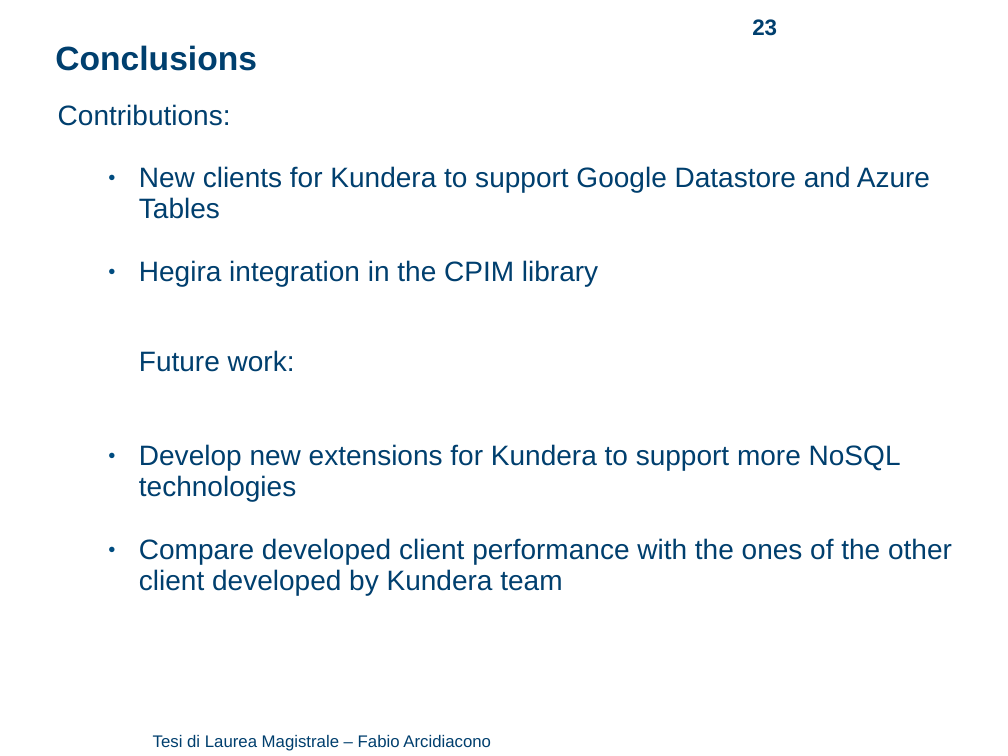
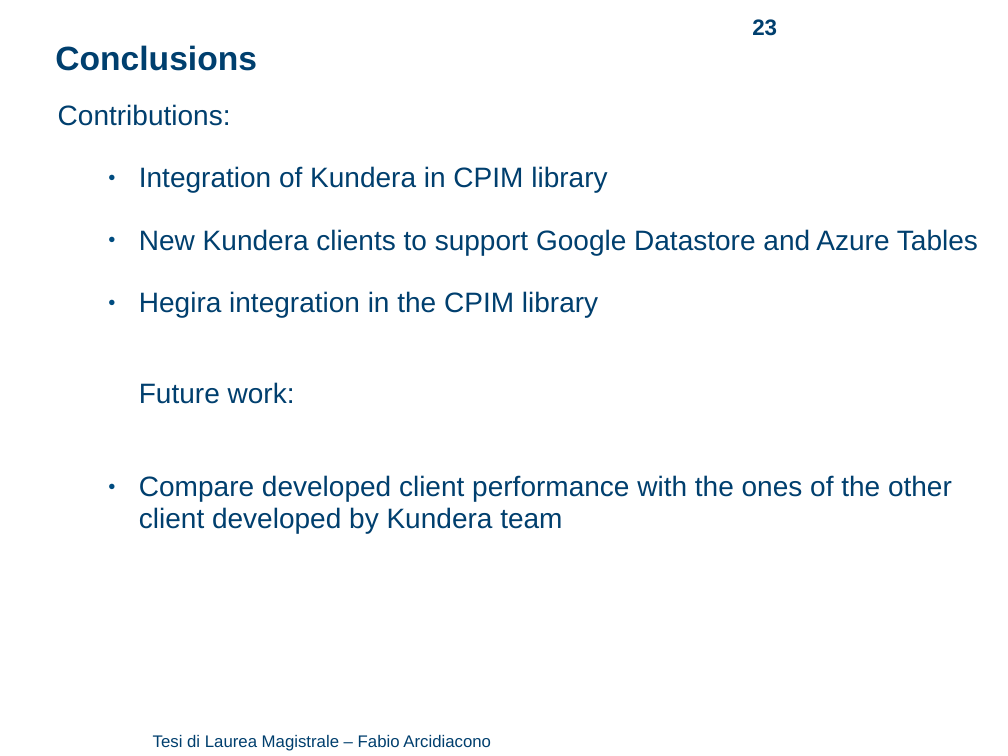
Before and after one commit to arci/thesis, a slide deck: slide 23 of presentation/ThesisPresentation.pptx. Drawn at 1008x756 pixels with LibreOffice and Linux fonts; fonts in the diff are those of the drawing; background and template pictures are left out. Boxes give left, top, right and bottom in pixels: in the first picture for what was removed or moved away, otherwise in the second. Text is boxed around its words. In the diff, an @@ line names an element or a change of style, - is before the commit and + after.

```diff
--- a/presentation/ThesisPresentation.pptx
+++ b/presentation/ThesisPresentation.pptx
@@ text at [139, 166, 978, 255]: text changed @@
-  ● New clients for Kundera to support Google Datastore and Azure Tables
+  ● Integration of Kundera in CPIM library
+  ● New Kundera clients to support Google Datastore and Azure Tables
@@ text at [139, 444, 901, 502]: paragraph removed @@
-  ● Develop new extensions for Kundera to support more NoSQL technologies
```
Also in this commit, not shown: 13 other slides changed, 1 slide added, 1 slide removed, 6 other files.
